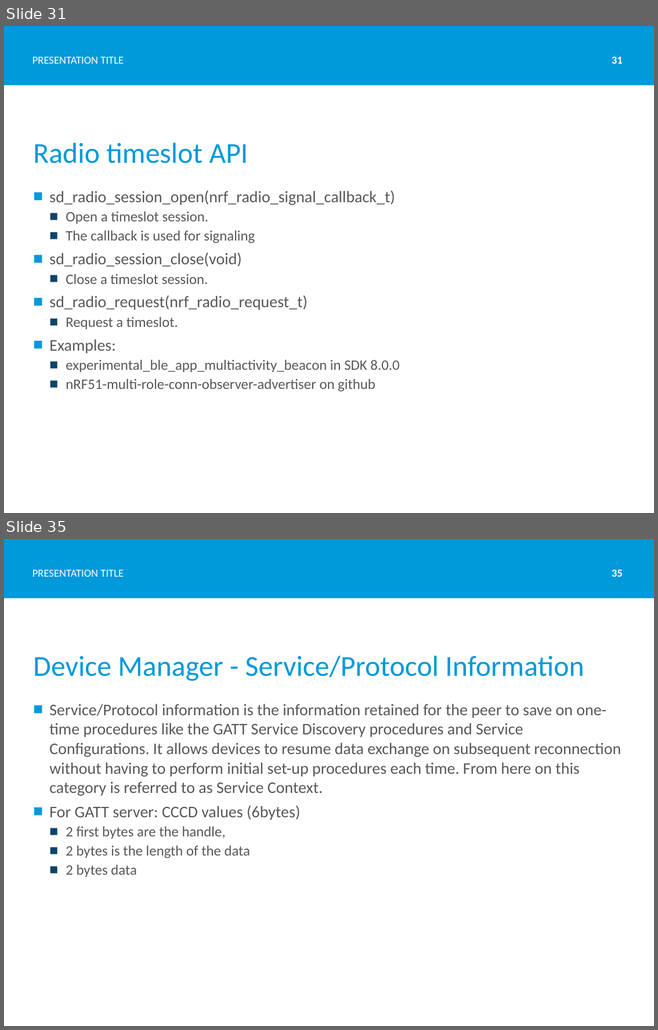
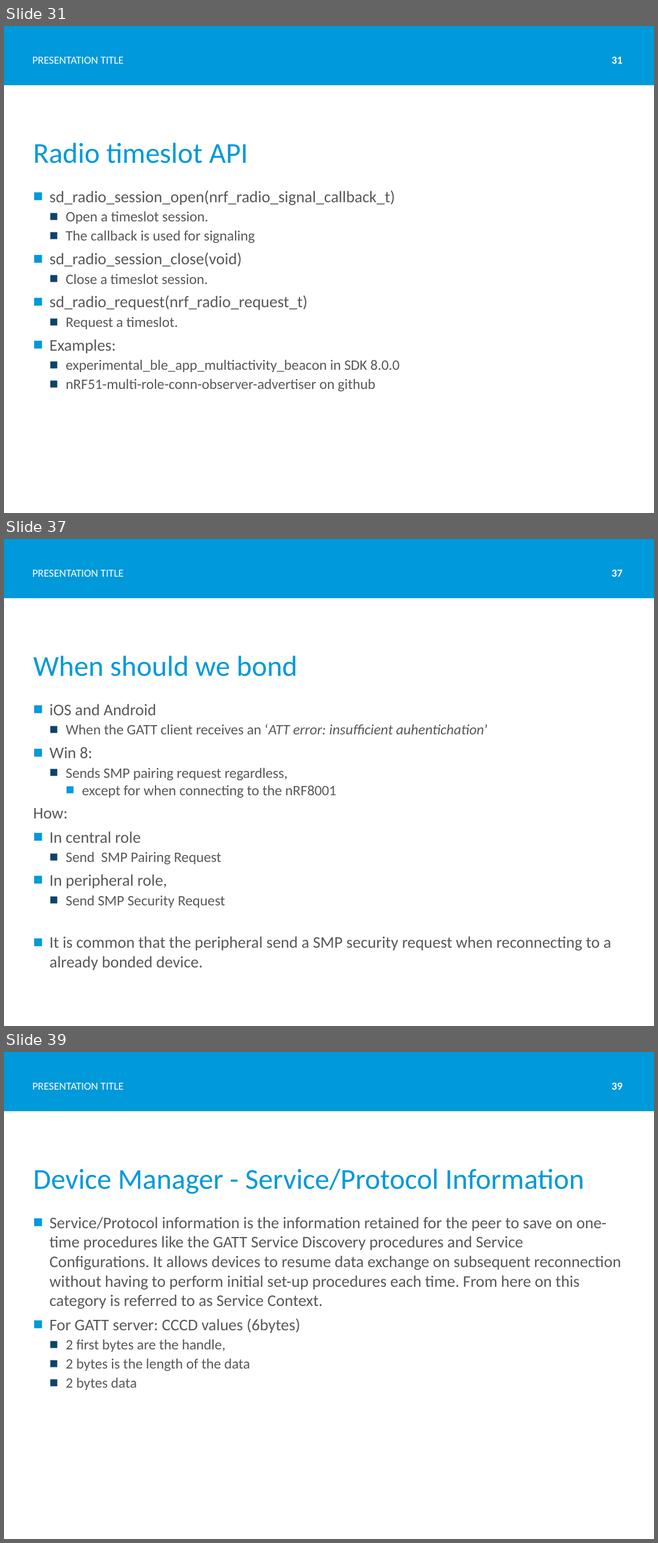
Before and after one commit to Skjerve/nRF51-S130-HK, a slide deck: S130 Introduction.pptx. Shown one above the other, each under a label of ours: slides 31 and 35 before the commit, slides 31, 37 and 39 after it; the slides between them are not shown. The pictures are 658x1030 and 658x1543 pixels, drawn with LibreOffice and Linux fonts; fonts in the diff are those of the drawing; background and template pictures are left out. Boxes give left, top, right and bottom in pixels: in the first picture for what was removed or moved away, otherwise in the second. Text is boxed around its words. In the diff, an @@ line names an element or a change of style, - is before the commit and + after.

```diff
--- a/S130 Introduction.pptx
+++ b/S130 Introduction.pptx
@@ slide 37 added at [4, 539, 654, 1026], background #FFFFFF; not listed: 1 template element that a slide beside it also shows @@
@@ text added at [32, 570, 123, 577], 12 pt, text #FFFFFF @@
+PRESENTATION TITLE
@@ page number added at [611, 569, 622, 577], 12 pt, text #FFFFFF, bold @@
+37
@@ title added at [33, 656, 297, 676], 32 pt, text #0099DA @@
+When should we bond
@@ text added at [33, 704, 611, 951], 16 pt, text #585858 @@
+■ iOS and Android
+  ■ When the GATT client receives an ‘ATT error: insufficient auhentichation’
+■ Win 8:
+  ■ Sends SMP pairing request regardless,
+    ■ except for when connecting to the nRF8001
+How:
+■ In central role
+  ■ Send SMP Pairing Request
+■ In peripheral role,
+  ■ Send SMP Security Request
+■ It is common that the peripheral send a SMP security request when reconnecting to a already bonded device.
@@ what was slide 35 is now slide 39 @@
@@ page number at [611, 1082, 622, 1090]: text changed @@
-35
+39
```
Also in this commit, not shown: 10 slides changed, 4 other slides added.
